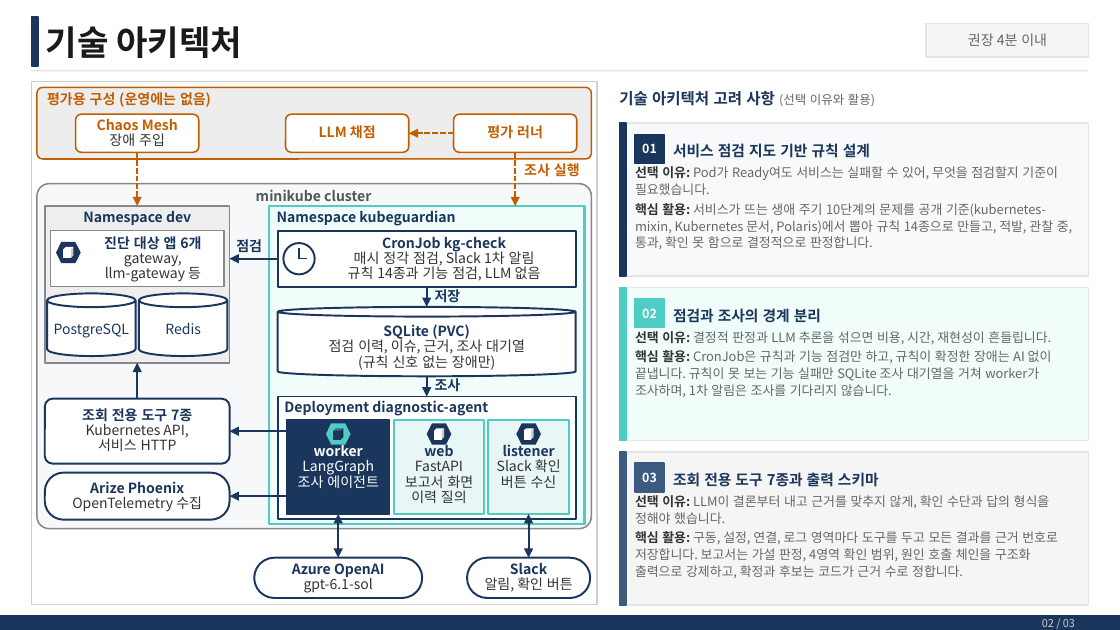
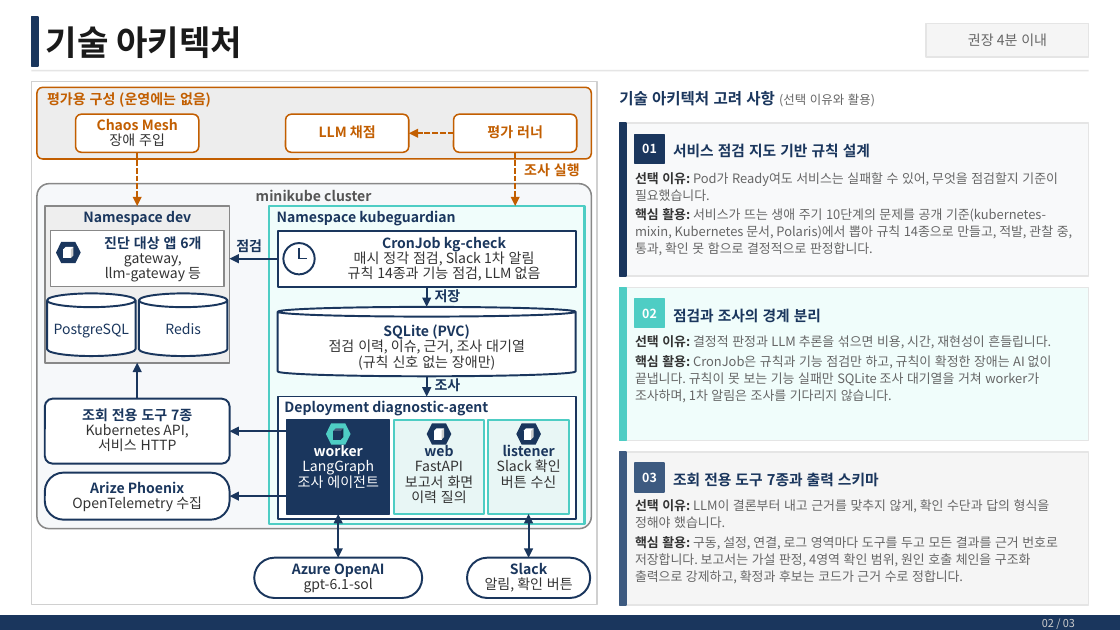
Before and after one commit to skax-jihyeryu/KubeGuardian, a slide deck: slide 3 of docs/산출물/AI_Master_Project_최종발표_류지혜_11791.pptx. Drawn at 1120x630 pixels with LibreOffice and Linux fonts; fonts in the diff are those of the drawing. Boxes give left, top, right and bottom in pixels: in the first picture for what was removed or moved away, otherwise in the second. Text is boxed around its words. In the diff, an @@ line names an element or a change of style, - is before the commit and + after.

```diff
--- a/docs/산출물/AI_Master_Project_최종발표_류지혜_11791.pptx
+++ b/docs/산출물/AI_Master_Project_최종발표_류지혜_11791.pptx
@@ text "선택 이유: Pod가 Ready여도 서비스는 ...": place and size @@
-text "선택 이유: Pod가 Ready여도 서비스는 ..." at <box>635,166,1072,249</box>
+text "선택 이유: Pod가 Ready여도 서비스는 ..." at <box>635,172,1072,255</box>
@@ text "선택 이유: 결정적 판정과 LLM ...": place and size @@
-text "선택 이유: 결정적 판정과 LLM ..." at <box>635,331,1052,397</box>
+text "선택 이유: 결정적 판정과 LLM ..." at <box>635,335,1052,402</box>
@@ text "선택 이유: LLM이 결론부터 내고 ...": place and size @@
-text "선택 이유: LLM이 결론부터 내고 ..." at <box>635,492,1058,578</box>
+text "선택 이유: LLM이 결론부터 내고 ..." at <box>635,499,1058,583</box>
```
Also in this commit, not shown: 2 other slides changed.
